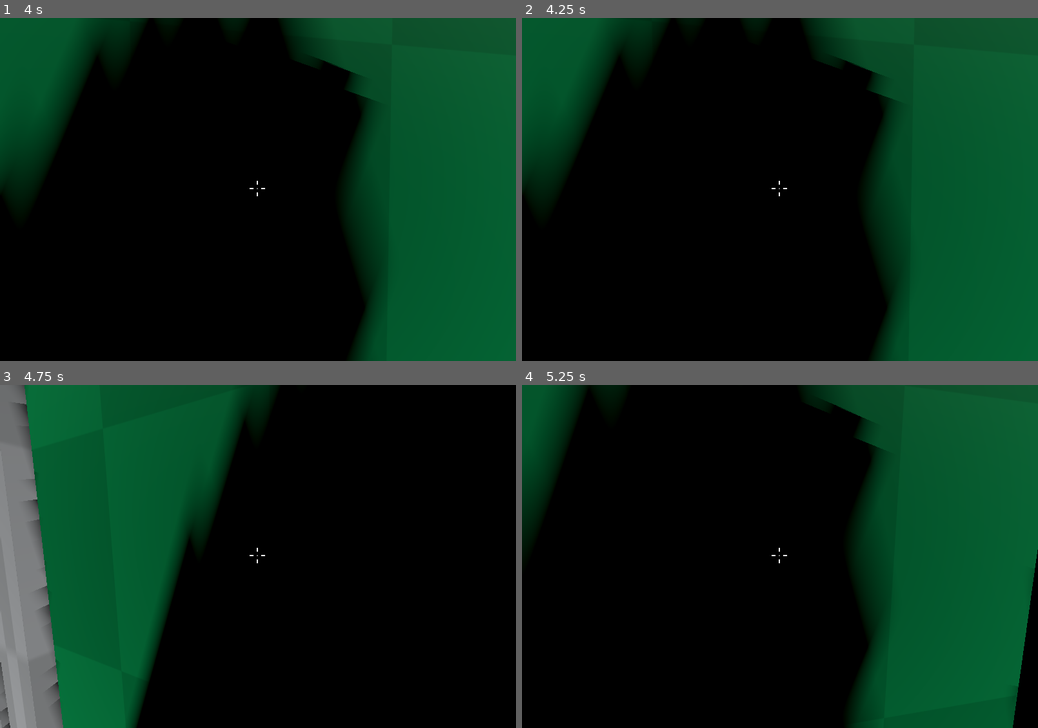
Above: before the commit, frames 1-4 (two rows, left to right).
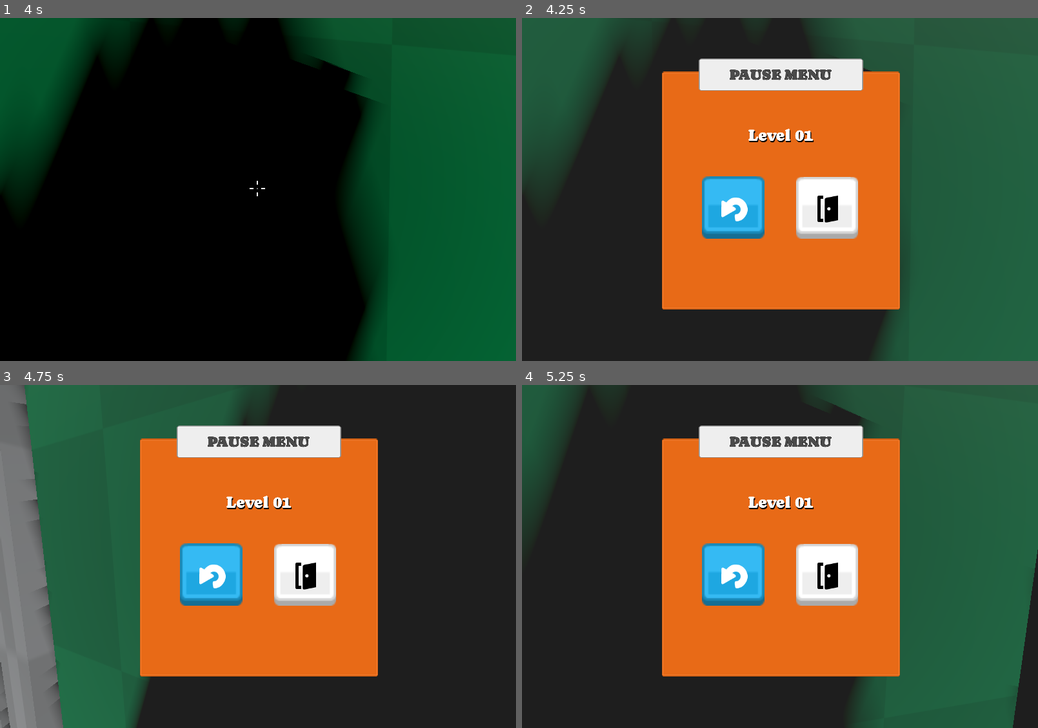
Above: after the commit, the same moments.

Repository: kaito002/my-friend-larry
Game: Godot game, scene res://levels/level_01/level_01.tscn
Two runs of this game, one before a commit and one after it. Both use one fixed random seed, a clock stepped at 60 frames per second and the inputs below. This scene is started directly instead of the project's main scene.
Inputs (mouse positions are in pixels of both pictures, inside the frame that each line leads up to):
- Up to frame 1 (4 s): tap Enter at 0.5 s; move the mouse to (283, 189) at 0.52 s; hold W (up) from 0.53 s (still down); tap Shift (dash) at 0.6, 2.1, 3.6 s; tap Space (jump) at 0.77, 1.52, 3.02, 3.77 s; move the mouse to (232, 189) at 1.27 s; click (232, 189) at 1.35 s; move the mouse to (268, 182) at 2.02 s; move the mouse to (252, 196) at 2.77 s; click (252, 196) at 2.85 s; move the mouse to (294, 192) at 3.52 s
- Up to frame 2 (4.25 s): keep holding W (up); tap Escape (launch_menu, bound only after the commit) at 4.15 s
- Up to frame 3 (4.75 s): release W (up) at 4.25 s; click (211, 573) at 4.27 s
- Up to frame 4 (5.25 s): click (826, 573) at 5.02 s

Frame 1 is identical in both runs. In frame 2, 100% of the frame differs, in the area x 0-100%, y 0-100%; in frame 3, 91%; in frame 4, 100%.
Error after the commit: Cannot call method 'instantiate' on a null value. (res://menus/pause_menu/pause_menu.gd:24)

Commit message:
generate first .exe and pause menu

Diff:
--- a/icon.svg
+++ /dev/null
@@ -1 +0,0 @@
-<svg height="128" width="128" xmlns="http://www.w3.org/2000/svg"><rect x="2" y="2" width="124" height="124" rx="14" fill="#363d52" stroke="#212532" stroke-width="4"/><g transform="scale(.101) translate(122 122)"><g fill="#fff"><path d="M105 673v33q407 354 814 0v-33z"/><path fill="#478cbf" d="m105 673 152 14q12 1 15 14l4 67 132 10 8-61q2-11 15-15h162q13 4 15 15l8 61 132-10 4-67q3-13 15-14l152-14V427q30-39 56-81-35-59-83-108-43 20-82 47-40-37-88-64 7-51 8-102-59-28-123-42-26 43-46 89-49-7-98 0-20-46-46-89-64 14-123 42 1 51 8 102-48 27-88 64-39-27-82-47-48 49-83 108 26 42 56 81zm0 33v39c0 276 813 276 813 0v-39l-134 12-5 69q-2 10-14 13l-162 11q-12 0-16-11l-10-65H447l-10 65q-4 11-16 11l-162-11q-12-3-14-13l-5-69z"/><path d="M483 600c3 34 55 34 58 0v-86c-3-34-55-34-58 0z"/><circle cx="725" cy="526" r="90"/><circle cx="299" cy="526" r="90"/></g><g fill="#414042"><circle cx="307" cy="532" r="60"/><circle cx="717" cy="532" r="60"/></g></g></svg>
--- a/levels/level_01/level_01.tscn
+++ b/levels/level_01/level_01.tscn
@@ -7,6 +7,7 @@
 [ext_resource type="PackedScene" uid="uid://c7occw257ygik" path="res://victory_zone/vicotry_zone.tscn" id="6_ujesn"]
 [ext_resource type="PackedScene" uid="uid://dwviw2wx2qi1t" path="res://door/door.tscn" id="7_h3ru2"]
 [ext_resource type="PackedScene" uid="uid://dgosjgukbd142" path="res://larry/capsule_larry_spawn_point.tscn" id="7_oudd4"]
+[ext_resource type="PackedScene" uid="uid://bhfbs0a8pr0ih" path="res://menus/pause_menu/pause_menu.tscn" id="8_c4jfq"]
 
 [sub_resource type="StandardMaterial3D" id="StandardMaterial3D_xmlh0"]
 albedo_texture = ExtResource("2_oa77q")
@@ -63,3 +64,12 @@
 
 [node name="capsule_larry_spawn_point" parent="." instance=ExtResource("7_oudd4")]
 transform = Transform3D(1, 0, 0, 0, 1, 0, 0, 0, 1, -0.0697255, 0.0995103, 0.168927)
+
+[node name="pause_menu" parent="." instance=ExtResource("8_c4jfq")]
+visible = false
+level_packed_scene = null
+
+[node name="level_name" parent="pause_menu/menu" index="1"]
+text = "Level 01"
+
+[editable path="pause_menu"]
--- a/levels/level_01/level_01_manager.gd
+++ b/levels/level_01/level_01_manager.gd
@@ -4,14 +4,21 @@
 @onready var door: Door = $door
 @onready var capsule_spawn: CapsuleLarrySpawnPoint = $capsule_larry_spawn_point
 @onready var player: Player = $player
-# Called when the node enters the scene tree for the first time.
+@onready var pause_menu: PauseMenu = $pause_menu
+
 func _ready():
+	Input.set_mouse_mode(Input.MOUSE_MODE_CAPTURED)
+
 	door_button.connect('pressed', door.open_door)
 	door_button.connect('released', door.close_door)
 	capsule_spawn.spawn()
 	player.connect("larry_fired", capsule_spawn.spawn)
 
+	pause_menu.connect('menu_showed', _on_menu_showed)
+	pause_menu.connect('menu_hided', _on_menu_hided)
 
-# Called every frame. 'delta' is the elapsed time since the previous frame.
-func _process(delta):
-	pass
+func _on_menu_showed():
+	Input.set_mouse_mode(Input.MOUSE_MODE_VISIBLE)
+
+func _on_menu_hided():
+	Input.set_mouse_mode(Input.MOUSE_MODE_CAPTURED)
--- /dev/null
+++ b/main/main.tscn
@@ -0,0 +1,10 @@
+[gd_scene load_steps=2 format=3 uid="uid://dlrou0qt1l6b5"]
+
+[ext_resource type="Script" path="res://main/navigator.gd" id="1_tgm1y"]
+
+[node name="main" type="Node"]
+
+[node name="navigator" type="Node" parent="."]
+script = ExtResource("1_tgm1y")
+
+[node name="content" type="Node" parent="navigator"]
--- /dev/null
+++ b/main/main_menu.tscn
@@ -0,0 +1,212 @@
+[gd_scene load_steps=11 format=3 uid="uid://bbte37kf271j7"]
+
+[ext_resource type="Texture2D" uid="uid://co2edykqoi0em" path="res://assets/terrains/Light/texture_13.png" id="1_hmrdo"]
+[ext_resource type="FontFile" uid="uid://dg7hlykfnchp8" path="res://assets/fonts/Caprasimo-Regular.ttf" id="2_guerh"]
+[ext_resource type="Texture2D" uid="uid://dd22bm2ojrwtf" path="res://assets/ui/grey_square_btn.png" id="3_4frr5"]
+[ext_resource type="Texture2D" uid="uid://c6tw21rdsabxc" path="res://assets/ui/blue_square_btn.png" id="3_jjh83"]
+[ext_resource type="Texture2D" uid="uid://baopg1bxkuc80" path="res://assets/ui/grey_square_btn_pressed.png" id="4_hi5xw"]
+[ext_resource type="Texture2D" uid="uid://dfg1lhjhifqmb" path="res://assets/ui/blue_square_btn_pressed.png" id="4_vjfyc"]
+[ext_resource type="Texture2D" uid="uid://c0iol1hjl0t08" path="res://assets/ui/orange_square_btn.png" id="5_hltlm"]
+[ext_resource type="Texture2D" uid="uid://dmgp0fqkf2arf" path="res://assets/ui/orange_square_btn_pressed.png" id="6_tf4gg"]
+[ext_resource type="Texture2D" uid="uid://4oc0pchibn6a" path="res://assets/ui/green_square_btn.png" id="7_vj03k"]
+[ext_resource type="Texture2D" uid="uid://ckgjhbbv8e2xj" path="res://assets/ui/green_square_btn_pressed.png" id="8_6hqwu"]
+
+[node name="main_menu" type="Node"]
+
+[node name="ui" type="Control" parent="."]
+layout_mode = 3
+anchors_preset = 15
+anchor_right = 1.0
+anchor_bottom = 1.0
+grow_horizontal = 2
+grow_vertical = 2
+
+[node name="background" type="TextureRect" parent="ui"]
+layout_mode = 1
+anchors_preset = 15
+anchor_right = 1.0
+anchor_bottom = 1.0
+grow_horizontal = 2
+grow_vertical = 2
+texture = ExtResource("1_hmrdo")
+
+[node name="title" type="Label" parent="ui"]
+layout_mode = 1
+anchors_preset = -1
+anchor_left = 0.240885
+anchor_top = 0.1625
+anchor_right = 0.759115
+anchor_bottom = 0.273438
+grow_horizontal = 2
+theme_override_colors/font_color = Color(0.996094, 0.554688, 0, 1)
+theme_override_colors/font_shadow_color = Color(0, 0, 0, 1)
+theme_override_constants/shadow_offset_x = 2
+theme_override_constants/shadow_offset_y = 4
+theme_override_constants/shadow_outline_size = 2
+theme_override_fonts/font = ExtResource("2_guerh")
+theme_override_font_sizes/font_size = 120
+text = "My Friend Larry"
+metadata/_edit_use_anchors_ = true
+
+[node name="author" type="Label" parent="ui"]
+layout_mode = 1
+anchors_preset = -1
+anchor_left = 0.585417
+anchor_top = 0.801562
+anchor_right = 0.967708
+anchor_bottom = 0.942187
+grow_horizontal = 0
+grow_vertical = 0
+theme_override_colors/font_color = Color(1, 1, 1, 1)
+theme_override_colors/font_shadow_color = Color(0.227451, 0.227451, 0.227451, 1)
+theme_override_constants/shadow_offset_x = 2
+theme_override_constants/shadow_offset_y = 4
+theme_override_constants/shadow_outline_size = 1
+theme_override_constants/line_spacing = 20
+theme_override_fonts/font = ExtResource("2_guerh")
+theme_override_font_sizes/font_size = 40
+text = "by Carlos Montes
+Image Campus - Game Design
+TP - Herramientas de Programación"
+metadata/_edit_use_anchors_ = true
+
+[node name="tutorial_btn" type="TextureButton" parent="ui"]
+layout_mode = 2
+anchor_left = 0.0817708
+anchor_top = 0.395312
+anchor_right = 0.224479
+anchor_bottom = 0.603906
+texture_normal = ExtResource("3_4frr5")
+texture_pressed = ExtResource("4_hi5xw")
+ignore_texture_size = true
+stretch_mode = 0
+metadata/_edit_use_anchors_ = true
+
+[node name="label" type="Label" parent="ui/tutorial_btn"]
+layout_mode = 1
+anchors_preset = -1
+anchor_left = -0.145985
+anchor_top = 0.505474
+anchor_right = 1.14599
+anchor_bottom = 0.75
+offset_left = 78.5
+offset_top = 11.0
+offset_right = -78.5
+offset_bottom = -11.0
+grow_horizontal = 2
+grow_vertical = 2
+theme_override_colors/font_color = Color(0, 0, 0, 1)
+theme_override_colors/font_shadow_color = Color(1, 1, 1, 1)
+theme_override_constants/shadow_offset_x = 2
+theme_override_constants/shadow_offset_y = 4
+theme_override_fonts/font = ExtResource("2_guerh")
+theme_override_font_sizes/font_size = 35
+text = "TUTORIAL"
+horizontal_alignment = 1
+vertical_alignment = 1
+metadata/_edit_use_anchors_ = true
+
+[node name="level_01_btn" type="TextureButton" parent="ui"]
+layout_mode = 2
+anchor_left = 0.316667
+anchor_top = 0.395312
+anchor_right = 0.459375
+anchor_bottom = 0.603906
+texture_normal = ExtResource("5_hltlm")
+texture_pressed = ExtResource("6_tf4gg")
+ignore_texture_size = true
+stretch_mode = 0
+metadata/_edit_use_anchors_ = true
+
+[node name="label" type="Label" parent="ui/level_01_btn"]
+layout_mode = 1
+anchors_preset = -1
+anchor_left = -0.145985
+anchor_top = 0.505474
+anchor_right = 1.14599
+anchor_bottom = 0.75
+offset_left = 78.5
+offset_top = 11.0
+offset_right = -78.5
+offset_bottom = -11.0
+grow_horizontal = 2
+grow_vertical = 2
+theme_override_colors/font_shadow_color = Color(0, 0, 0, 1)
+theme_override_constants/shadow_offset_x = 2
+theme_override_constants/shadow_offset_y = 4
+theme_override_fonts/font = ExtResource("2_guerh")
+theme_override_font_sizes/font_size = 35
+text = "LEVEL 01"
+horizontal_alignment = 1
+vertical_alignment = 1
+metadata/_edit_use_anchors_ = true
+
+[node name="level_02_btn" type="TextureButton" parent="ui"]
+layout_mode = 2
+anchor_left = 0.541146
+anchor_top = 0.395312
+anchor_right = 0.683854
+anchor_bottom = 0.603906
+texture_normal = ExtResource("7_vj03k")
+texture_pressed = ExtResource("8_6hqwu")
+ignore_texture_size = true
+stretch_mode = 0
+metadata/_edit_use_anchors_ = true
+
+[node name="label" type="Label" parent="ui/level_02_btn"]
+layout_mode = 1
+anchors_preset = -1
+anchor_left = -0.145985
+anchor_top = 0.505474
+anchor_right = 1.14599
+anchor_bottom = 0.75
+offset_left = 78.5
+offset_top = 11.0
+offset_right = -78.5
+offset_bottom = -11.0
+grow_horizontal = 2
+grow_vertical = 2
+theme_override_colors/font_shadow_color = Color(0, 0, 0, 1)
+theme_override_constants/shadow_offset_x = 2
+theme_override_constants/shadow_offset_y = 4
+theme_override_fonts/font = ExtResource("2_guerh")
+theme_override_font_sizes/font_size = 35
+text = "LEVEL 02"
+horizontal_alignment = 1
+vertical_alignment = 1
+metadata/_edit_use_anchors_ = true
+
+[node name="level_03_btn" type="TextureButton" parent="ui"]
+layout_mode = 2
+anchor_left = 0.754167
+anchor_top = 0.395312
+anchor_right = 0.896875
+anchor_bottom = 0.603906
+texture_normal = ExtResource("3_jjh83")
+texture_pressed = ExtResource("4_vjfyc")
+ignore_texture_size = true
+stretch_mode = 0
+metadata/_edit_use_anchors_ = true
+
+[node name="label" type="Label" parent="ui/level_03_btn"]
+layout_mode = 1
+anchors_preset = -1
+anchor_left = -0.145985
+anchor_top = 0.505474
+anchor_right = 1.14599
+anchor_bottom = 0.75
+offset_left = 78.5
+offset_top = 11.0
+offset_right = -78.5
+offset_bottom = -11.0
+grow_horizontal = 2
+grow_vertical = 2
+theme_override_colors/font_shadow_color = Color(0, 0, 0, 1)
+theme_override_constants/shadow_offset_x = 2
+theme_override_constants/shadow_offset_y = 4
+theme_override_fonts/font = ExtResource("2_guerh")
+theme_override_font_sizes/font_size = 35
+text = "LEVEL 03"
+horizontal_alignment = 1
+vertical_alignment = 1
+metadata/_edit_use_anchors_ = true
--- /dev/null
+++ b/main/navigator.gd
@@ -0,0 +1,9 @@
+extends Node
+class_name Navigator
+
+@onready var content: Node = $content
+
+func replace(node: Node):
+	var previous_node = content.get_child(0)
+	content.add_child(node)
+	previous_node.queue_free()
--- /dev/null
+++ b/menus/pause_menu/pause_menu.gd
@@ -0,0 +1,33 @@
+extends Control
+class_name PauseMenu
+
+@export var level_packed_scene: PackedScene
+
+@onready var navigator: Navigator = get_tree().root.get_node('/root/main/navigator')
+@onready var restart_level_btn: TextureButton = $menu/restart_level_btn
+@onready var back_to_menu_btn: TextureButton = $menu/back_to_main_menu_btn
+
+const main_menu_ref = preload("res://main/main_menu.tscn")
+
+signal menu_showed()
+signal menu_hided()
+
+func _ready():
+	restart_level_btn.connect('pressed', _restart_level)
+	back_to_menu_btn.connect('pressed', _to_main_menu)
+
+func _to_main_menu():
+	var main_menu = main_menu_ref.instantiate()
+	navigator.replace(main_menu)
+
+func _restart_level():
+	var level = level_packed_scene.instantiate()
+	navigator.replace(level)
+
+func _process(_delta):
+	if (Input.is_action_just_pressed('launch_menu')):
+		visible = !visible
+		if (visible):
+			emit_signal('menu_showed')
+		else:
+			emit_signal('menu_hided')
--- /dev/null
+++ b/menus/pause_menu/pause_menu.tscn
@@ -0,0 +1,152 @@
+[gd_scene load_steps=11 format=3 uid="uid://bhfbs0a8pr0ih"]
+
+[ext_resource type="Texture2D" uid="uid://c7xla0xa2b4iu" path="res://assets/ui/orange_panel.png" id="1_fkaqn"]
+[ext_resource type="Script" path="res://menus/pause_menu/pause_menu.gd" id="1_ojndm"]
+[ext_resource type="Texture2D" uid="uid://dxgxirgctybbf" path="res://assets/ui/grey_panel.png" id="2_tvktf"]
+[ext_resource type="FontFile" uid="uid://dg7hlykfnchp8" path="res://assets/fonts/Caprasimo-Regular.ttf" id="3_rf4cy"]
+[ext_resource type="Texture2D" uid="uid://c6tw21rdsabxc" path="res://assets/ui/blue_square_btn.png" id="5_hofwj"]
+[ext_resource type="Texture2D" uid="uid://dfg1lhjhifqmb" path="res://assets/ui/blue_square_btn_pressed.png" id="6_dg0n0"]
+[ext_resource type="Texture2D" uid="uid://dd22bm2ojrwtf" path="res://assets/ui/grey_square_btn.png" id="7_1w1re"]
+[ext_resource type="Texture2D" uid="uid://bc22s7xatwv3p" path="res://assets/ui/icons/return.png" id="7_x20xn"]
+[ext_resource type="Texture2D" uid="uid://baopg1bxkuc80" path="res://assets/ui/grey_square_btn_pressed.png" id="8_7r6dk"]
+[ext_resource type="Texture2D" uid="uid://cwfjwryyyqdmo" path="res://assets/ui/icons/exit.png" id="9_lffm4"]
+
+[node name="pause_menu" type="Control"]
+layout_mode = 3
+anchors_preset = 15
+anchor_right = 1.0
+anchor_bottom = 1.0
+grow_horizontal = 2
+grow_vertical = 2
+script = ExtResource("1_ojndm")
+metadata/_edit_vertical_guides_ = [960.0]
+metadata/_edit_horizontal_guides_ = [640.0]
+
+[node name="overlay" type="ColorRect" parent="."]
+layout_mode = 1
+anchors_preset = 15
+anchor_right = 1.0
+anchor_bottom = 1.0
+grow_horizontal = 2
+grow_vertical = 2
+color = Color(0.411765, 0.411765, 0.411765, 0.282353)
+
+[node name="menu" type="NinePatchRect" parent="."]
+layout_mode = 1
+anchors_preset = -1
+anchor_left = 0.269792
+anchor_top = 0.15625
+anchor_right = 0.732291
+anchor_bottom = 0.849999
+offset_right = -147.999
+offset_bottom = -147.999
+scale = Vector2(1.2, 1.2)
+texture = ExtResource("1_fkaqn")
+region_rect = Rect2(-0.328857, -2.26312, 100.066, 103.658)
+patch_margin_left = 14
+patch_margin_top = 18
+patch_margin_right = 13
+patch_margin_bottom = 16
+metadata/_edit_use_anchors_ = true
+
+[node name="menu_title_container" type="NinePatchRect" parent="menu"]
+layout_mode = 1
+anchors_preset = -1
+anchor_left = 0.155405
+anchor_top = -0.0540541
+anchor_right = 0.844595
+anchor_bottom = 0.0810811
+grow_horizontal = 2
+texture = ExtResource("2_tvktf")
+region_rect = Rect2(-1.3161, -0.546379, 102.118, 101.605)
+patch_margin_left = 15
+patch_margin_top = 17
+patch_margin_right = 14
+patch_margin_bottom = 17
+metadata/_edit_use_anchors_ = true
+
+[node name="title" type="Label" parent="menu/menu_title_container"]
+layout_mode = 1
+anchors_preset = 15
+anchor_right = 1.0
+anchor_bottom = 1.0
+grow_horizontal = 2
+grow_vertical = 2
+theme_override_colors/font_color = Color(0.294118, 0.294118, 0.294118, 1)
+theme_override_colors/font_outline_color = Color(0, 0, 0, 1)
+theme_override_constants/outline_size = 3
+theme_override_fonts/font = ExtResource("3_rf4cy")
+theme_override_font_sizes/font_size = 45
+text = "PAUSE MENU"
+horizontal_alignment = 1
+vertical_alignment = 1
+
+[node name="level_name" type="Label" parent="menu"]
+layout_mode = 1
+anchors_preset = 5
+anchor_left = 0.5
+anchor_right = 0.5
+offset_left = -173.5
+offset_top = 167.5
+offset_right = 173.5
+offset_bottom = 228.5
+grow_horizontal = 2
+theme_override_colors/font_shadow_color = Color(0, 0, 0, 1)
+theme_override_constants/shadow_offset_x = 2
+theme_override_constants/shadow_offset_y = 4
+theme_override_fonts/font = ExtResource("3_rf4cy")
+theme_override_font_sizes/font_size = 50
+text = "LEVEL NAME"
+horizontal_alignment = 1
+vertical_alignment = 1
+
+[node name="restart_level_btn" type="TextureButton" parent="menu"]
+layout_mode = 1
+anchors_preset = -1
+anchor_left = 0.168919
+anchor_top = 0.44009
+anchor_right = 0.431081
+anchor_bottom = 0.702252
+offset_top = -1.52588e-05
+texture_normal = ExtResource("5_hofwj")
+texture_pressed = ExtResource("6_dg0n0")
+ignore_texture_size = true
+stretch_mode = 0
+metadata/_edit_use_anchors_ = true
+
+[node name="restart" type="TextureRect" parent="menu/restart_level_btn"]
+layout_mode = 1
+anchors_preset = -1
+anchor_left = 0.159794
+anchor_top = 0.159794
+anchor_right = 0.840206
+anchor_bottom = 0.840206
+grow_horizontal = 2
+grow_vertical = 2
+texture = ExtResource("7_x20xn")
+metadata/_edit_use_anchors_ = true
+
+[node name="back_to_main_menu_btn" type="TextureButton" parent="menu"]
+layout_mode = 1
+anchors_preset = -1
+anchor_left = 0.563514
+anchor_top = 0.441892
+anchor_right = 0.824325
+anchor_bottom = 0.702703
+texture_normal = ExtResource("7_1w1re")
+texture_pressed = ExtResource("8_7r6dk")
+ignore_texture_size = true
+stretch_mode = 0
+metadata/_edit_use_anchors_ = true
+
+[node name="exit_icon" type="TextureRect" parent="menu/back_to_main_menu_btn"]
+layout_mode = 1
+anchors_preset = -1
+anchor_left = 0.168394
+anchor_top = 0.168394
+anchor_right = 0.831606
+anchor_bottom = 0.831606
+grow_horizontal = 2
+grow_vertical = 2
+texture = ExtResource("9_lffm4")
+metadata/_edit_use_anchors_ = true
--- a/player/player.gd
+++ b/player/player.gd
@@ -19,9 +19,6 @@
 
 var gravity = ProjectSettings.get_setting("physics/3d/default_gravity")
 var _pressed_time: float = 0.0
-
-func _ready():
-	Input.set_mouse_mode(Input.MOUSE_MODE_CAPTURED)
 
 func _input( event: InputEvent) -> void:
 	if (event is InputEventMouseMotion):
--- a/project.godot
+++ b/project.godot
@@ -10,10 +10,10 @@
 
 [application]
 
-config/name="My-Friend-Larry"
-run/main_scene="res://prototyping/proto_world.tscn"
+config/name="My Friend Larry"
+run/main_scene="res://main/main.tscn"
 config/features=PackedStringArray("4.1", "Forward Plus")
-config/icon="res://icon.svg"
+config/icon="res://icon.png"
 
 [display]
 
@@ -58,3 +58,8 @@
 "events": [Object(InputEventKey,"resource_local_to_scene":false,"resource_name":"","device":-1,"window_id":0,"alt_press …(182 unchanged characters)…
 ]
 }
+launch_menu={
+"deadzone": 0.5,
+"events": [Object(InputEventKey,"resource_local_to_scene":false,"resource_name":"","device":-1,"window_id":0,"alt_pressed":false,"shift_pressed":false,"ctrl_pressed":false,"meta_pressed":false,"pressed":false,"keycode":0,"physical_keycode":4194305,"key_label":0,"unicode":0,"echo":false,"script":null)
+]
+}
Binary file added: assets/fonts/Caprasimo-Regular.ttf
Not shown, added: assets/fonts/Caprasimo-Regular.ttf.import
Binary file added: assets/ui/blue_square_btn.png
Not shown, added: assets/ui/blue_square_btn.png.import
Binary file added: assets/ui/blue_square_btn_pressed.png
Not shown, added: assets/ui/blue_square_btn_pressed.png.import
Binary file added: assets/ui/green_square_btn.png
Not shown, added: assets/ui/green_square_btn.png.import
Binary file added: assets/ui/green_square_btn_pressed.png
Not shown, added: assets/ui/green_square_btn_pressed.png.import
Binary file added: assets/ui/grey_panel.png
Not shown, added: assets/ui/grey_panel.png.import
(and 22 more such lines)
